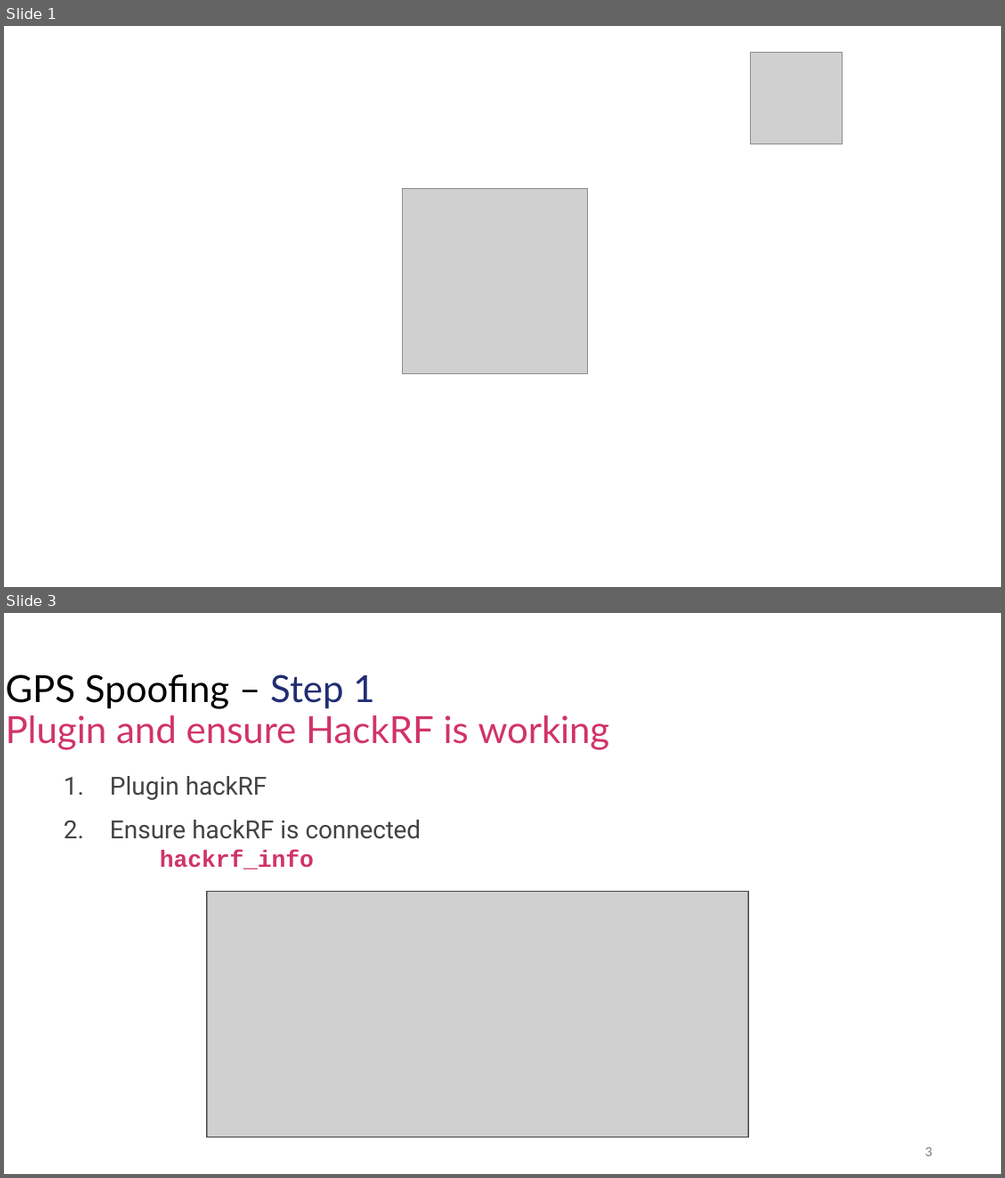
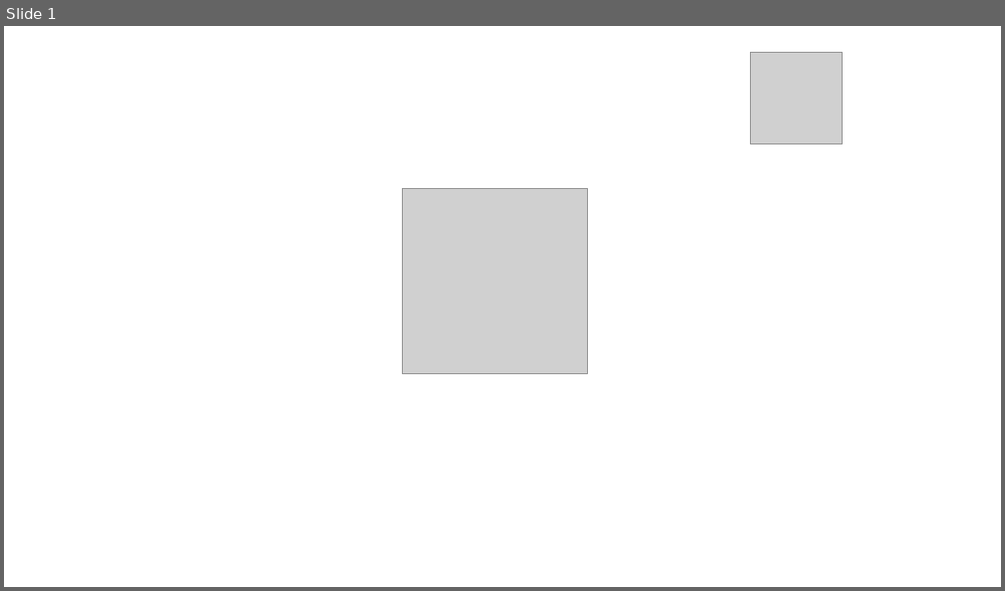
Before and after one commit to nprobert/AutoISAC-ACT-AdvWireless, a slide deck: 4 ACT AW - GPS.pptx. Shown one above the other, each under a label of ours: slides 1 and 3 before the commit, slide 1 after it; the slides between them are not shown. The pictures are 1005x1178 and 1005x591 pixels, drawn with LibreOffice and Linux fonts; fonts in the diff are those of the drawing; grey boxes stand for pictures. Boxes give left, top, right and bottom in pixels: in the first picture for what was removed or moved away, otherwise in the second. Text is boxed around its words. In the diff, an @@ line names an element or a change of style, - is before the commit and + after.

```diff
--- a/4 ACT AW - GPS.pptx
+++ b/4 ACT AW - GPS.pptx
@@ slide 3 removed at bbox=[4, 613, 1001, 1174], background #FFFFFF @@
@@ title removed at bbox=[6, 674, 610, 750] @@
-GPS Spooﬁng – Step 1
-Plugin and ensure HackRF is working
@@ text removed at bbox=[110, 776, 421, 869] @@
-1. Plugin hackRF
-2. Ensure hackRF is connected
-hackrf_info
@@ freeform shape removed at bbox=[207, 892, 748, 1137] @@
@@ picture removed at bbox=[208, 892, 748, 1137] @@
@@ page number removed at bbox=[925, 1147, 932, 1156] @@
-3
```
Also in this commit, not shown: 1 slide changed, 4 slides added, 5 other slides removed, 3 other files.
